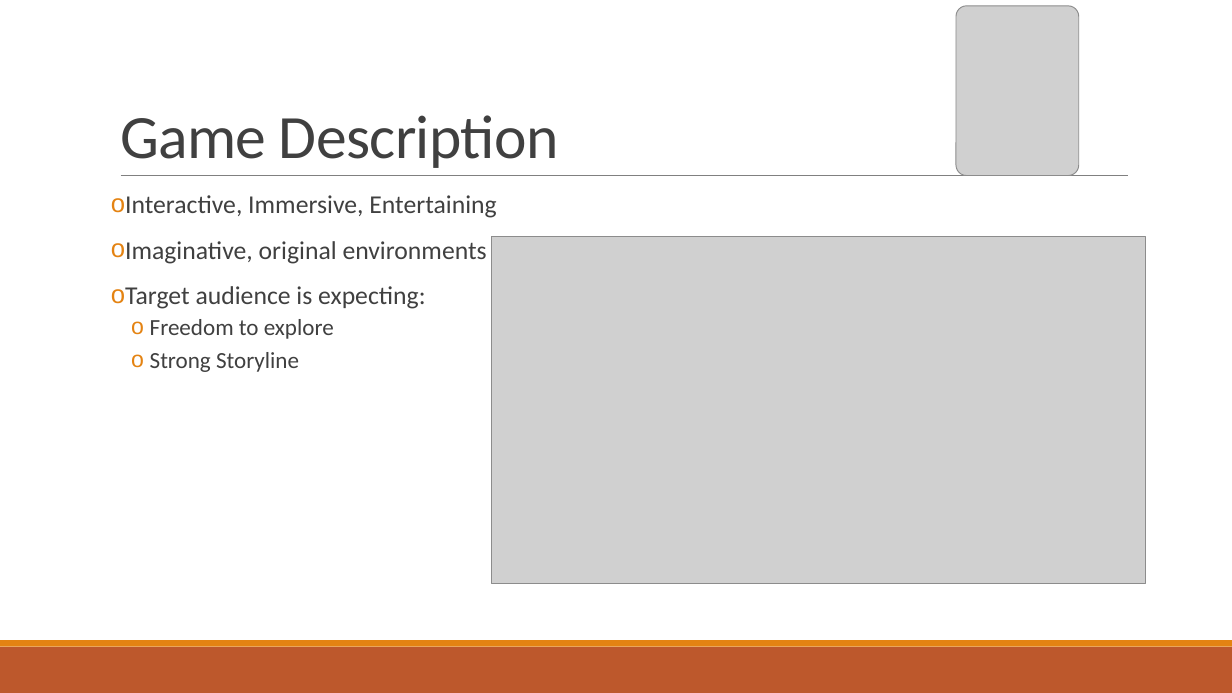
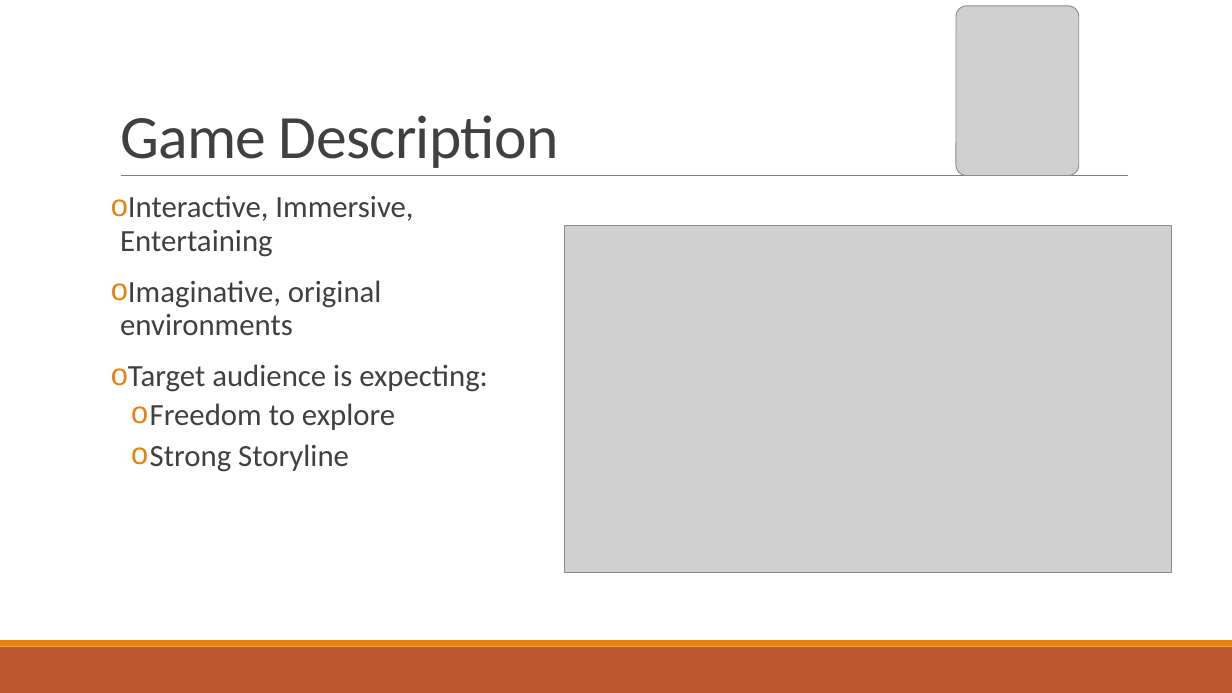
Before and after one commit to jonnynabors/Belly-Of-The-Beast, a slide deck: slide 2 of Documentation/Design Document/UnityDesignPresentation.pptx. Drawn at 1232x693 pixels with LibreOffice and Linux fonts; fonts in the diff are those of the drawing; grey boxes stand for pictures. Boxes give left, top, right and bottom in pixels: in the first picture for what was removed or moved away, otherwise in the second. Text is boxed around its words. In the diff, an @@ line names an element or a change of style, - is before the commit and + after.

```diff
--- a/Documentation/Design Document/UnityDesignPresentation.pptx
+++ b/Documentation/Design Document/UnityDesignPresentation.pptx
@@ text "Interactive, Immersive, Entertaining" at [120, 195, 488, 472]: size 20 to 24 pt in "Interactive, Immersive, Entertaining", "Imaginative, original environments", "Target audience is expecting:"; size 18 to 24 pt in "Freedom to explore", "Strong Storyline" @@
@@ picture: place and size @@
-picture at [492, 237, 1145, 584]
+picture at [565, 226, 1173, 573]
```
Also in this commit, not shown: 6 other slides changed, 1 slide added, 3 other files.
